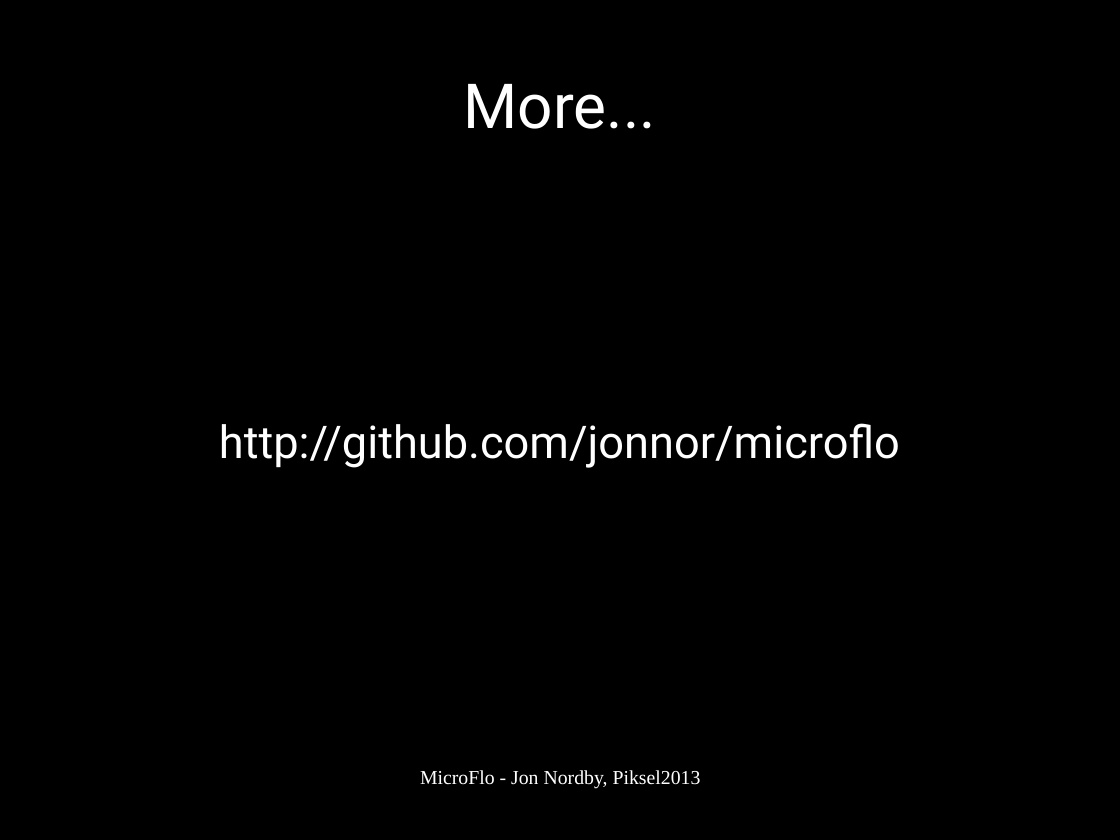
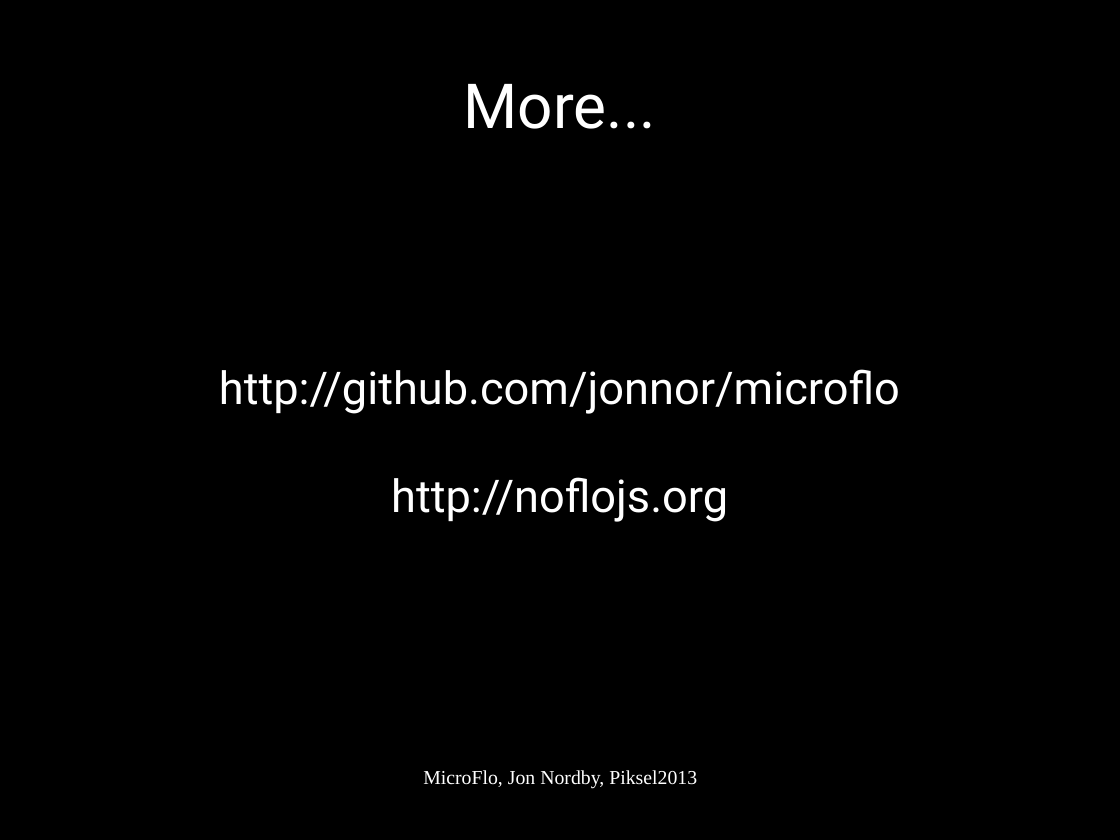
Before and after one commit to microflo/microflo, a slide deck: slide 13 of doc/piksel2013/slides.odp. Drawn at 1120x840 pixels with LibreOffice and Linux fonts; fonts in the diff are those of the drawing. Boxes give left, top, right and bottom in pixels: in the first picture for what was removed or moved away, otherwise in the second. Text is boxed around its words. In the diff, an @@ line names an element or a change of style, - is before the commit and + after.

Commit message:
doc: Piksel slide update

```diff
--- a/doc/piksel2013/slides.odp
+++ b/doc/piksel2013/slides.odp
@@ subtitle at [391, 477, 728, 522]: paragraph added @@
+http://noflojs.org
@@ text at [423, 770, 697, 789]: text changed @@
-MicroFlo - Jon Nordby, Piksel2013
+MicroFlo, Jon Nordby, Piksel2013
```
Also in this commit, not shown: 12 other slides changed, 1 other file.
